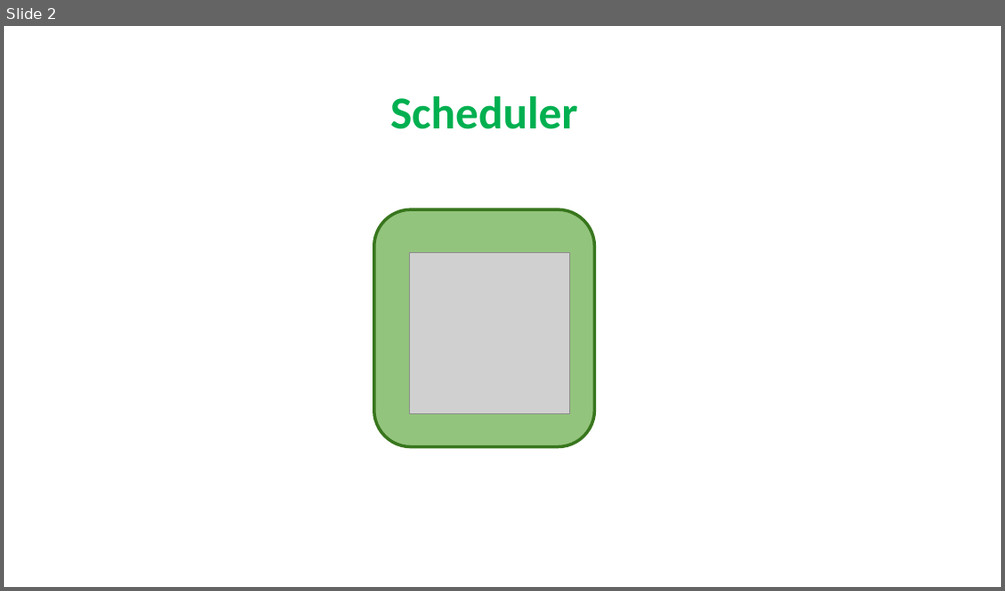
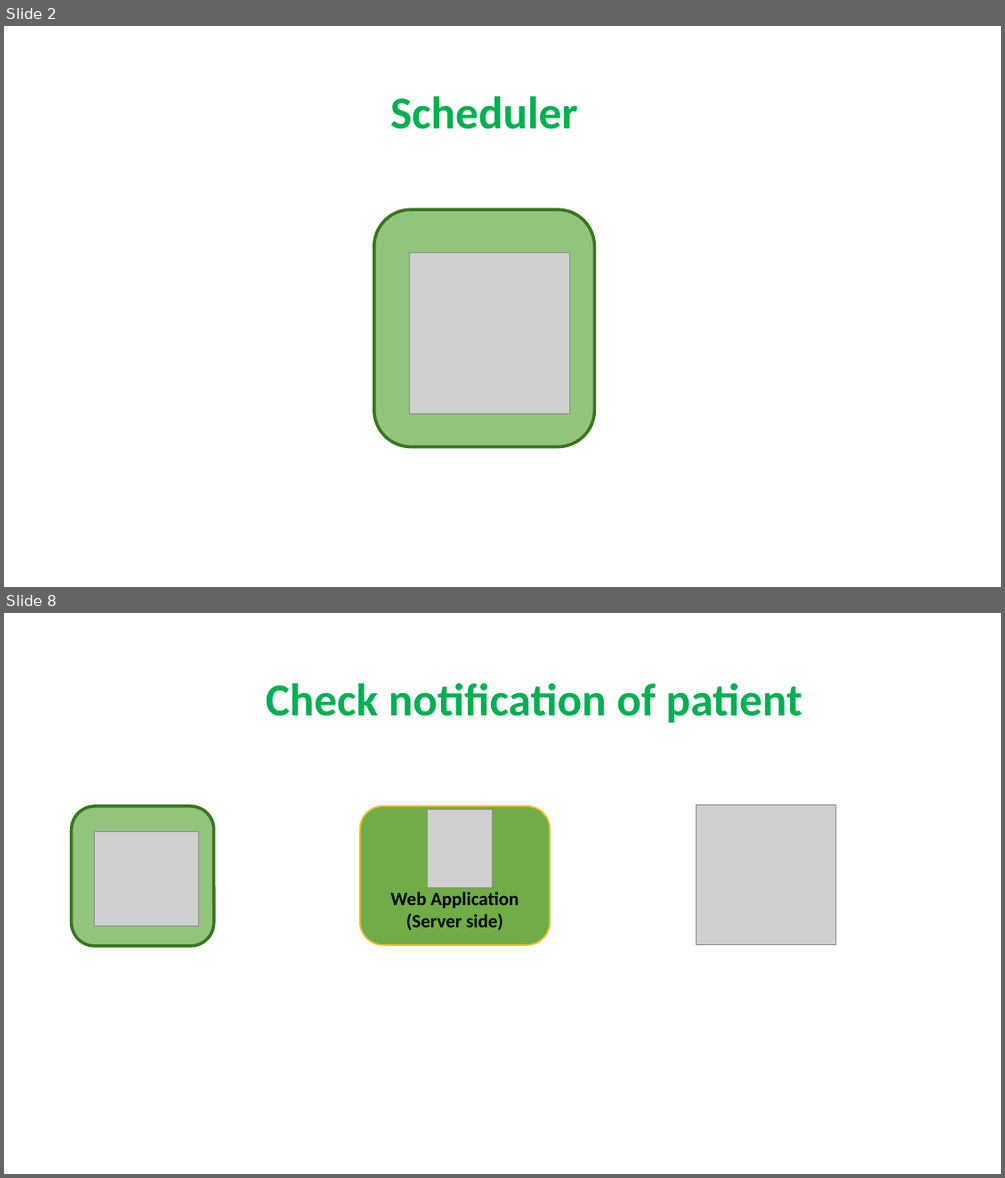
Before and after one commit to quantdse60878/HSTS, a slide deck: docs/Temperature Presentation/Khuong/khuong.pptx. Shown one above the other, each under a label of ours: slide 2 before the commit, slides 2 and 8 after it; the slides between them are not shown. The pictures are 1005x591 and 1005x1178 pixels, drawn with LibreOffice and Linux fonts; fonts in the diff are those of the drawing; grey boxes stand for pictures. Boxes give left, top, right and bottom in pixels: in the first picture for what was removed or moved away, otherwise in the second. Text is boxed around its words. In the diff, an @@ line names an element or a change of style, - is before the commit and + after.

```diff
--- a/docs/Temperature Presentation/Khuong/khuong.pptx
+++ b/docs/Temperature Presentation/Khuong/khuong.pptx
@@ slide 8 added at [4,613,1001,1174], background #FFFFFF @@
@@ text added at [266,683,802,722], 44 pt, text #00B050, bold @@
+Check notification of patient
@@ rounded rectangle added at [72,806,213,946], fill #93C47D, outline #38761D 3 pt @@
@@ rounded rectangle added at [360,806,550,945], fill #70AD47, outline #F1C232 1.5 pt, 18 pt, text #000000, bold @@
+Web Application
+(Server side)
@@ picture added at [428,810,493,888] @@
@@ picture added at [696,805,835,945] @@
@@ picture added at [95,831,198,926] @@
```
Also in this commit, not shown: 1 slide changed, 12 other slides added.
